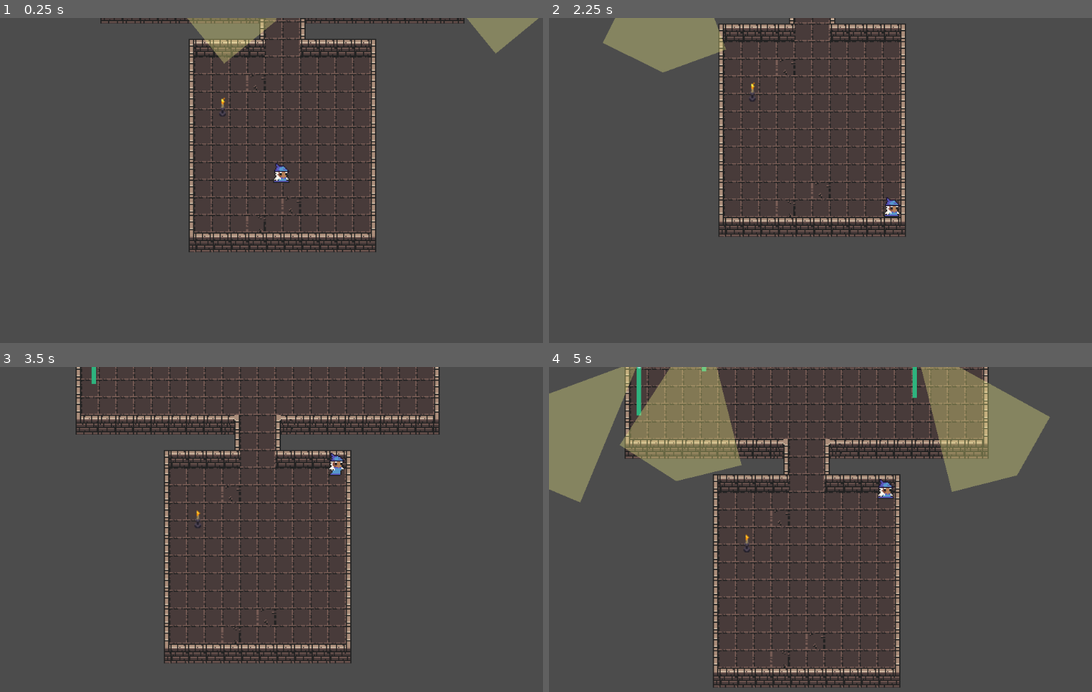
Above: before the commit, frames 1-4 (two rows, left to right).
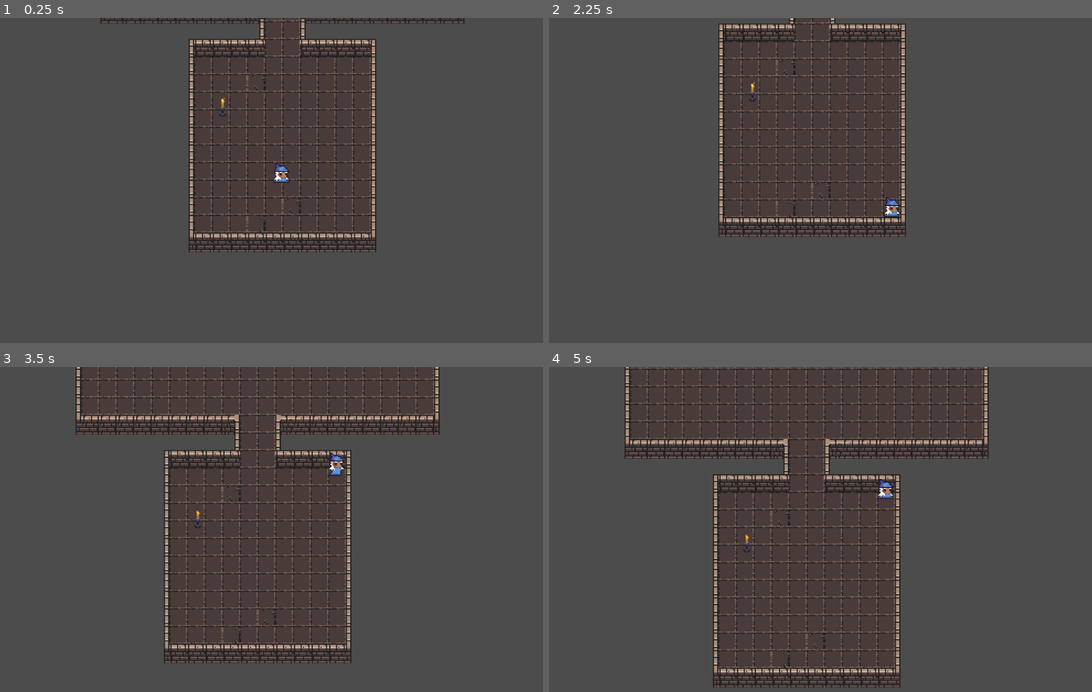
Above: after the commit, the same moments.

Repository: BadInheritance/ld46_souls_afire
Game: Godot game, scene res://scenes/level1.tscn
The game is run twice, just before and just after one commit, with the same random seed, the same clock (stepped at 60 frames per second) and the same inputs. This scene is started directly instead of the project's main scene.
Inputs:
- Up to frame 1 (0.25 s): no input
- Up to frame 2 (2.25 s): hold Right (player_right) 0.53-1.28 s; tap E (player_action) at 0.6 s; hold Down (player_down) 1.28-2.03 s; tap W (player_create_wall) at 1.35 s; hold Right (player_right) from 2.03 s (still down); tap Space (player_pickup_toggle) at 2.1 s
- Up to frame 3 (3.5 s): release Right (player_right) at 2.78 s; hold Up (player_up) from 2.78 s (still down); tap R (player_roll) at 2.85 s
- Up to frame 4 (5 s): release Up (player_up) at 3.53 s; hold Shift (player_run) 3.53-4.28 s; hold 1 (debug_show_candle_time_left) from 3.53 s (still down); tap Q (player_sneak) at 4.35 s

The runs differ from the first frame. In frame 1, 1.9% of the frame differs, in the area x 34-100%, y 0-15%; in frame 2, 2.7%; in frame 3, less than 0.1%; in frame 4, 15%, in the area x 0-93%, y 0-42%.

Commit message:
hide debug stuff

Diff:
--- a/prefabs/GameManager.tscn
+++ b/prefabs/GameManager.tscn
@@ -14,7 +14,9 @@
 layer = -1
 follow_viewport_enable = true
 
-[node name="current_level" type="Node2D" parent="Game layer"]
+[node name="YSort" type="YSort" parent="Game layer"]
+
+[node name="current_level" type="Node2D" parent="Game layer/YSort"]
 
 [node name="HUD layer" type="CanvasLayer" parent="."]
 
--- a/prefabs/enemy1.tscn
+++ b/prefabs/enemy1.tscn
@@ -24,15 +24,15 @@
 "name": "idle",
 "speed": 6.0
 }, {
+"frames": [ ExtResource( 10 ), ExtResource( 8 ), ExtResource( 7 ), ExtResource( 1 ) ],
+"loop": true,
+"name": "run",
+"speed": 8.01
+}, {
 "frames": [ ExtResource( 4 ), ExtResource( 11 ) ],
 "loop": false,
 "name": "attacking",
 "speed": 2.0
-}, {
-"frames": [ ExtResource( 10 ), ExtResource( 8 ), ExtResource( 7 ), ExtResource( 1 ) ],
-"loop": true,
-"name": "run",
-"speed": 8.01
 } ]
 
 [node name="enemy" type="KinematicBody2D" groups=[
@@ -50,6 +50,7 @@
 scale = Vector2( 0.851005, 0.9054 )
 frames = SubResource( 2 )
 animation = "idle"
+frame = 1
 playing = true
 
 [node name="Fallable" parent="." instance=ExtResource( 3 )]
@@ -60,6 +61,7 @@
 collide_with_areas = true
 
 [node name="raycast viewer" type="Line2D" parent="sight_raycast"]
+visible = false
 points = PoolVector2Array( 0, 0, 0, 50 )
 width = 4.0
 default_color = Color( 0.180392, 0.701961, 0.494118, 1 )
@@ -69,11 +71,14 @@
 autostart = true
 
 [node name="Line2D" type="Line2D" parent="."]
+visible = false
 
 [node name="waypoint_sprite" type="Sprite" parent="."]
+visible = false
 texture = ExtResource( 13 )
 
 [node name="target_sprite" type="Sprite" parent="."]
+visible = false
 texture = ExtResource( 12 )
 
 [node name="sight_area" type="Area2D" parent="."]
@@ -84,6 +89,7 @@
 polygon = PoolVector2Array( 0, 0, 128, 56, 152, 0, 128, -56 )
 
 [node name="Polygon2D" type="Polygon2D" parent="sight_area/CollisionPolygon2D"]
+visible = false
 color = Color( 1, 0.992157, 0.545098, 0.317647 )
 polygon = PoolVector2Array( 0, 0, 128, -56, 152, 0, 128, 56 )
 
--- a/scripts/GameManager.gd
+++ b/scripts/GameManager.gd
@@ -1,6 +1,6 @@
 extends Node2D
 
-onready var current_level_holder = $"Game layer/current_level"
+onready var current_level_holder = find_node("current_level")
 onready var level_reload_timer = $level_reload_timer
 onready var hud = $"HUD layer/HUD"
 var first_level_loaded = false
--- a/scripts/characters/enemy.gd
+++ b/scripts/characters/enemy.gd
@@ -146,7 +146,7 @@
 			switch_to_idle()
 			break
 		else:
-			$waypoint_sprite.visible = true
+			# $waypoint_sprite.visible = true
 			$waypoint_sprite.position = next_waypoint
 
 		# next_waypoint is in local coordintes => its length is the distance from the character
